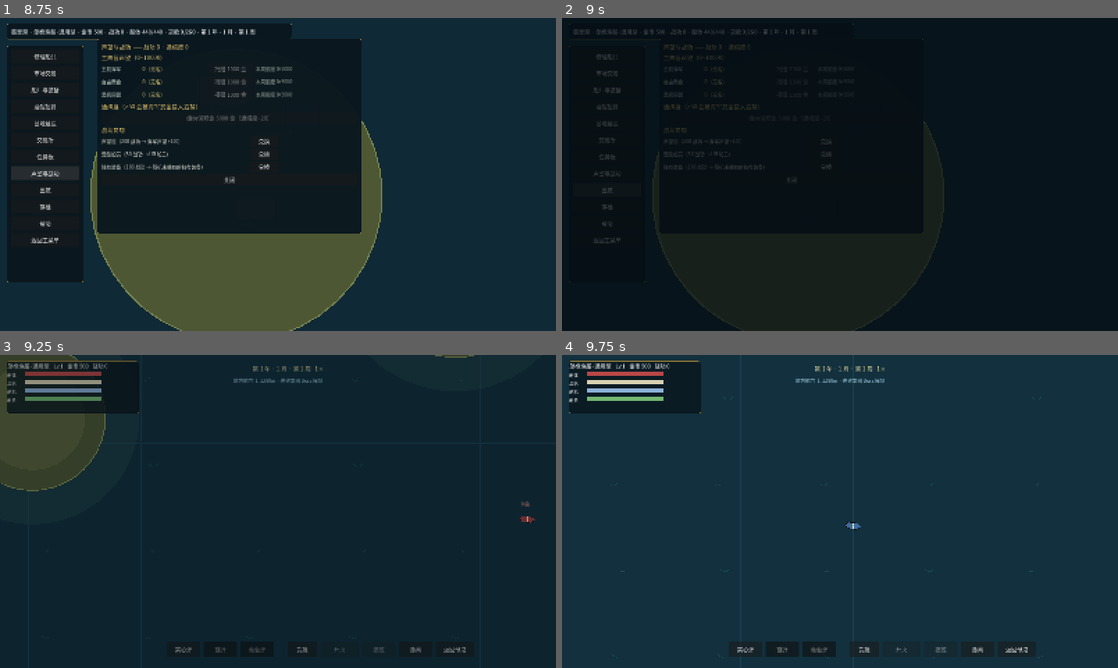
Above: before the commit, frames 1-4 (two rows, left to right).
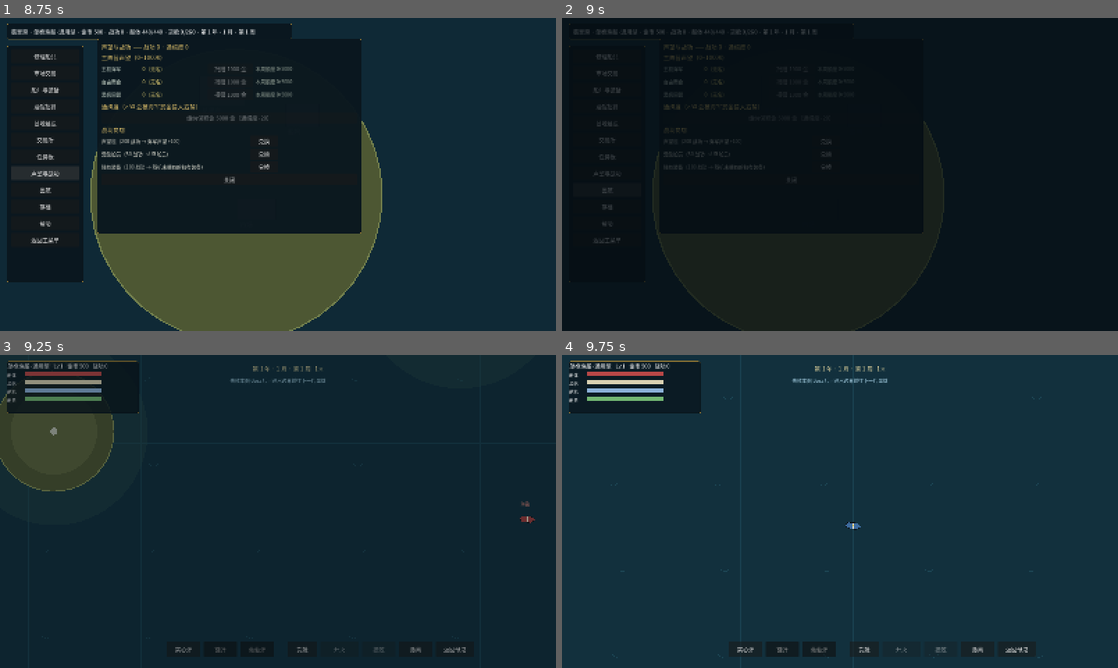
Above: after the commit, the same moments.

Repository: lucifermbbgh/OceanHero
Game: Godot game, scene res://scenes/main.tscn
The game is run twice, just before and just after one commit, with the same random seed, the same clock (stepped at 60 frames per second) and the same inputs.
Inputs (mouse positions are in pixels of both pictures, inside the frame that each line leads up to):
- Up to frame 1 (8.75 s): tap Enter at 0.5 s; move the mouse to (400, 158) at 0.52 s; hold D (steer_right) 0.53-1.25 s; tap E at 0.6 s; click (400, 158) at 0.67 s; tap Space at 0.77 s; click "新游戏" at 1.25 s; drag from (166, 190) to (250, 237) at 2.02 s; click "修理船只" at 2.75 s; click "市场交易" at 3.5 s; click "船厂与装备" at 4.25 s; click "酒馆招募" at 5 s; click "基地建设" at 5.75 s; click "交易所" at 6.5 s; click "任务板" at 7.25 s; click "声望与战功" at 8 s
- Up to frame 2 (9 s): click "出航" at 8.75 s
- Up to frame 3 (9.25 s): no input
- Up to frame 4 (9.75 s): move the mouse to (895, 442) at 9.52 s; hold D (steer_right) from 9.53 s (still down); tap B at 9.6 s

Frames 1-2 are identical in both runs. In frame 3, 1.5% of the frame differs, in the area x 0-86%, y 0-44%; in frame 4, 0.1%.

Commit message:
feat: 岛屿三级、港口分级与特产市场、边缘换图；新增美术设计文档
- 战斗系统本版冻结（Boss/海怪不加技能，差异靠装备与属性）
- 岛屿分三级：渔港村落(240~320) / 乡镇(360~450) / 港口城市(500~620)，每岛有名字与特产
- 靠岸按 E 停靠任意岛屿港口；市场只卖 谷物+木材+本岛特产；存货按等级 40/90/160
- 废弃岛屿采集（原按 E 采集资源）
- 取消固定航门：驶到任意边界即切图，东出→西进、南下→北进，另一轴坐标保留
- 前进需击败当前海域 Boss，回退无限制
- 新增 docs/12-art-design.md（ComfyUI / Godot / Qwen 三通路）
- 新增 docs/11-roadmap.md 排期调整
- 集成测试 366 项全绿

Diff:
--- a/scripts/core/scene_router.gd
+++ b/scripts/core/scene_router.gd
@@ -14,6 +14,10 @@
 func register_host(h: Node, fade: ColorRect) -> void:
 	host = h
 	_fade = fade
+
+## 测试环境下没有 host，需要能安全跳过场景切换
+func has_host() -> bool:
+	return host != null and is_instance_valid(host)
 
 func goto(screen: StringName) -> void:
 	if host == null:
--- a/scripts/sea/sea_scene.gd
+++ b/scripts/sea/sea_scene.gd
@@ -10,6 +10,19 @@
 const Rarity = preload("res://scripts/ui/rarity.gd")
 const StatsLib = preload("res://scripts/systems/ship_stats.gd")
 
+## 海域邻接表：从某条边出去会到哪张图（0 = 母港）
+const MAP_NEIGHBORS := {
+	1: {"west": 0, "east": 2},
+	2: {"west": 1, "east": 3},
+	3: {"west": 2, "south": 4},
+	4: {"north": 3, "east": 5},
+	5: {"west": 4, "east": 6},
+	6: {"west": 5, "south": 7},
+	7: {"north": 6, "east": 8},
+	8: {"west": 7, "east": 9},
+	9: {"west": 8},
+}
+const EDGE_TRIGGER := 110.0     # 进入这个宽度的边带即触发换图
 const OUTPOST_ID := &"map1_outpost"
 
 const SEA_SIZE := 8000.0
@@ -32,6 +45,7 @@
 var enemies: Array = []
 var spawn_timer := 6.0
 var outpost_pos := Vector2(3400, 5050)
+var cur_port_island := 0        # 当前停靠的岛屿索引
 var port_ui: CanvasLayer
 var port_panel: PanelContainer
 var port_list: VBoxContainer
@@ -45,9 +59,12 @@
 }
 const AI_TICK := 0.6
 ## 刷新与密度控制
-const ISLAND_KINDS := ["grain", "timber", "iron", "spice"]
-const ISLAND_STOCK := 30          # 每座岛的采集储量
-const GATHER_RANGE := 190.0       # 采集判定距离（从岛边算）
+## 岛屿三级：1 村 / 2 镇 / 3 城
+const ISLAND_TIERS := {1: "渔港村落", 2: "乡镇", 3: "港口城市"}
+const ISLAND_RADIUS := {1: Vector2(240, 320), 2: Vector2(360, 450), 3: Vector2(500, 620)}
+const TIER_STOCK := {1: 40, 2: 90, 3: 160}          # 市场存货按等级
+const SPECIALTIES := [&"iron", &"spice", &"rum"]    # 特产（谷物/木材永远有）
+const PORT_RANGE_EXTRA := 160.0                     # 靠岸判定：岛半径 + 这个
 const SPAWN_MARGIN := 300.0
 const PLAYER_SAFE_RADIUS := 1150.0   # 玩家出生点周围不刷怪（略大于 1 倍射程，避免一进场就挨打）
 const NEAR_RING_MIN := 1150.0        # 视野边缘"迎接"单位的距离带
@@ -97,16 +114,18 @@
 	var n := 4 + (map_index % 3)
 	var safe_center := Vector2(SEA_SIZE * 0.5, SEA_SIZE * 0.5 + 300)
 	for i in range(n):
-		var pos := Vector2(rng.randf_range(1400.0, 6600.0), rng.randf_range(1400.0, 6600.0))
-		if pos.distance_to(safe_center) < 800.0:
+		var pos := Vector2(rng.randf_range(1500.0, 6500.0), rng.randf_range(1500.0, 6500.0))
+		if pos.distance_to(safe_center) < 900.0:
 			pos = pos.lerp(Vector2(6600, 6600), 0.6)
-		if pos.distance_to(BACK_GATE) < 500.0 or pos.distance_to(FORWARD_GATE) < 500.0:
-			pos = pos.lerp(Vector2(1600, 4000), 0.5)
-		# [位置, 半径, 资源类型, 剩余储量]
-		var kind: String = ISLAND_KINDS[i % ISLAND_KINDS.size()]
-		var key := "m%d_%d" % [map_index, i]
-		islands.append([pos, rng.randf_range(260.0, 460.0), kind,
-			GameState.island_stock_of(key, ISLAND_STOCK)])
+		var tier := 1
+		if i == 0:
+			tier = 3
+		elif i == 1:
+			tier = 2
+		var rr: Vector2 = ISLAND_RADIUS[tier]
+		var specialty: StringName = SPECIALTIES[i % SPECIALTIES.size()]
+		# [位置, 半径, 等级, 名称, 特产]
+		islands.append([pos, rng.randf_range(rr.x, rr.y), tier, _island_name(i, tier), specialty])
 
 ## 把港口贴到最近岛屿的岸边，而不是漂在海面
 func _anchor_port_to_island(want: Vector2) -> Vector2:
@@ -125,6 +144,14 @@
 	if dir.length() < 1.0:
 		dir = Vector2.DOWN
 	return c + dir.normalized() * (r + 96.0)
+
+func _island_name(index: int, tier: int) -> String:
+	var suffix := {1: "渔村", 2: "港镇", 3: "港城"}
+	var seeds := ["白帆", "青礁", "黑砂", "落霞", "望潮", "鸣沙", "孤桅", "断锚", "碎浪"]
+	return "%s%s" % [seeds[(index + map_index * 3) % seeds.size()], String(suffix.get(tier, "港"))]
+
+func _island_port_id(index: int) -> StringName:
+	return StringName("m%d_island%d" % [map_index, index])
 
 func _spawn_map_contents() -> void:
 	var pirates := int(map_def.pirates) if map_def != null else 4
@@ -221,12 +248,13 @@
 		draw_circle(isl[0], isl[1], Color(0.30, 0.34, 0.20))
 		draw_circle(isl[0], isl[1] * 0.72, Color(0.36, 0.40, 0.24))
 		draw_arc(isl[0], isl[1], 0, TAU, 40, Color(0.50, 0.55, 0.33), 5.0)
-		var kname := {"grain": "谷物", "timber": "木材", "iron": "铁矿", "spice": "香料"}
-		var stock := int(isl[3])
-		var lcol := Color(0.85, 0.88, 0.6) if stock > 0 else Color(0.45, 0.48, 0.45)
-		draw_string(ThemeDB.fallback_font, isl[0] + Vector2(-34, -float(isl[1]) - 18),
-			"%s %d" % [String(kname.get(String(isl[2]), isl[2])), stock],
-			HORIZONTAL_ALIGNMENT_LEFT, -1, 22, lcol)
+		var tier := int(isl[2])
+		var tcol := Color(0.62, 0.86, 0.66) if tier >= 3 else (Color(0.78, 0.86, 0.6) if tier == 2 else Color(0.72, 0.74, 0.68))
+		draw_string(ThemeDB.fallback_font, isl[0] + Vector2(-60, -float(isl[1]) - 18),
+			"%s·%s" % [String(isl[3]), String(ISLAND_TIERS.get(tier, "港口"))],
+			HORIZONTAL_ALIGNMENT_LEFT, -1, 24, tcol)
+		# 港口标记
+		draw_circle(isl[0], 16.0, tcol)
 	# 任务目标标记（运输/护航 → 哨站）
 	for q in GameState.quests_active:
 		var qt := String(q.get("type", ""))
@@ -365,17 +393,26 @@
 func _rebuild_port() -> void:
 	for c in port_list.get_children():
 		c.queue_free()
-	var pd: Resource = DataRegistry.get_port(OUTPOST_ID)
-	_p_title("%s —— 金币 %d · 货舱 %.0f/%.0f" % [pd.display_name, GameState.gold,
+	var isl: Array = islands[clampi(cur_port_island, 0, islands.size() - 1)]
+	var tier := int(isl[2])
+	var pname := String(isl[3])
+	var pid := _island_port_id(cur_port_island)
+	var sp_id: StringName = isl[4]
+	var sp_res: Resource = DataRegistry.get_commodity(sp_id)
+	_p_title("%s（%s）—— 金币 %d · 货舱 %.0f/%.0f" % [pname,
+		String(ISLAND_TIERS.get(tier, "港口")), GameState.gold,
 		GameState.cargo_used(), float(GameState.cargo_capacity())])
 
-	_p_title("市场")
-	var max_stock := int(pd.max_stock)
-	for cid in DataRegistry.commodities.keys():
+	_p_title("市场 · 本岛特产：谷物 / 木材 / %s" % (sp_res.display_name if sp_res != null else "—"))
+	var max_stock := int(TIER_STOCK.get(tier, 40))
+	var goods: Array = [&"grain", &"timber"]
+	if sp_res != null:
+		goods.append(sp_id)
+	for cid in goods:
 		var c: Resource = DataRegistry.get_commodity(cid)
-		var stock := GameState.ensure_stock(OUTPOST_ID, cid, max_stock)
-		var demand := float(pd.demand.get(String(cid), 1.0))
-		var production := float(pd.production.get(String(cid), 1.0))
+		var stock := GameState.ensure_stock(pid, cid, max_stock)
+		var demand := 1.0
+		var production := 1.0
 		var bp := MarketModel.buy_price(int(c.base_price), stock, max_stock, demand)
 		var sp := MarketModel.sell_price(int(c.base_price), stock, max_stock, production)
 		var hb := HBoxContainer.new()
@@ -527,8 +564,11 @@
 	hud.ticker("任务货物已交付")
 	_rebuild_port()
 
+func _port_max_stock() -> int:
+	return int(TIER_STOCK.get(int(islands[cur_port_island][2]), 40))
+
 func _port_buy(cid: StringName, amount: int, price: int) -> void:
-	var pd: Resource = DataRegistry.get_port(OUTPOST_ID)
+	var pid := _island_port_id(cur_port_island)
 	var c: Resource = DataRegistry.get_commodity(cid)
 	if GameState.gold < price * amount:
 		hud.ticker("金币不足")
@@ -536,10 +576,13 @@
 	if GameState.cargo_free() < float(c.volume) * amount:
 		hud.ticker("货舱空间不足")
 		return
+	var stock := GameState.ensure_stock(pid, cid, _port_max_stock())
+	if stock < amount:
+		hud.ticker("本港库存不足")
+		return
 	GameState.add_gold(-price * amount)
 	GameState.add_cargo(cid, amount)
-	var stock := GameState.ensure_stock(OUTPOST_ID, cid, int(pd.max_stock))
-	GameState.set_stock(OUTPOST_ID, cid, stock - amount)
+	GameState.set_stock(pid, cid, stock - amount)
 	hud.ticker("买入 %d %s" % [amount, c.display_name])
 	_rebuild_port()
 
@@ -547,10 +590,10 @@
 	if int(GameState.cargo.get(cid, 0)) < amount:
 		hud.ticker("货舱里没有足够的该商品")
 		return
-	var pd: Resource = DataRegistry.get_port(OUTPOST_ID)
+	var pid := _island_port_id(cur_port_island)
 	GameState.remove_cargo(cid, amount)
-	var stock := GameState.ensure_stock(OUTPOST_ID, cid, int(pd.max_stock))
-	GameState.set_stock(OUTPOST_ID, cid, stock + amount)
+	var stock := GameState.ensure_stock(pid, cid, _port_max_stock())
+	GameState.set_stock(pid, cid, stock + amount)
 	GameState.add_gold(price * amount)
 	hud.ticker("卖出 %d 件，得 %d 金" % [amount, price * amount])
 	_rebuild_port()
@@ -878,6 +921,8 @@
 	_refresh_cargo_hud()
 	_refresh_hint()
 	_refresh_nav_hint()
+	if not game_over and port_panel != null and not port_panel.visible:
+		_try_edge_travel()
 	if camera != null and player != null and is_instance_valid(player):
 		camera.position = player.position
 	# 互动提示统一由 interact_prompt() 提供，这里不再重复一套
@@ -923,21 +968,10 @@
 				return
 			if player == null:
 				return
-			if player.global_position.distance_to(outpost_pos) < 240.0:
-				if escort_ship != null and is_instance_valid(escort_ship) and escort_ship.alive:
-					GameState.on_escort_arrived()
-					escort_ship.queue_free()
-					escort_ship = null
-					hud.ticker("商船安全抵达，护航完成")
-				_toggle_outpost()
+			if nearest_port_island() != null:
+				_toggle_island_port()
 			elif _try_collect_salvage():
 				pass
-			elif _try_gather_island():
-				pass
-			elif player.global_position.distance_to(BACK_GATE) < 240.0:
-				_go_back()
-			elif player.global_position.distance_to(FORWARD_GATE) < 240.0:
-				_go_forward()
 			return
 		if event.keycode == KEY_SPACE:
 			TimeService.paused = not TimeService.paused
@@ -1236,10 +1270,10 @@
 		if escort_ship != null and is_instance_valid(escort_ship) and escort_ship.alive:
 			return "按 E 让商船靠港 / 进入浅湾哨站"
 		return "按 E 进入浅湾哨站"
-	var isl = _nearest_gatherable()
-	if isl != null:
-		var kname := {"grain": "谷物", "timber": "木材", "iron": "铁矿", "spice": "香料"}
-		return "按 E 采集 %s（剩 %d）" % [String(kname.get(String(isl[2]), isl[2])), int(isl[3])]
+	var pi = nearest_port_island()
+	if pi != null:
+		var isl: Array = islands[int(pi)]
+		return "按 E 停靠 %s（%s）" % [String(isl[3]), String(ISLAND_TIERS.get(int(isl[2]), "港口"))]
 	if _nearest_salvage_dist() < 250.0:
 		return "按 E 打捞沉船残骸"
 	if player.global_position.distance_to(BACK_GATE) < 240.0:
@@ -1301,66 +1335,120 @@
 
 # ---------------- 岛屿采集 ----------------
 
-func _nearest_gatherable():
+## 玩家身边可停靠的岛屿索引（从岛边算距离），没有则 null
+func nearest_port_island():
 	if player == null or not is_instance_valid(player):
 		return null
-	var best = null
+	var best = -1
 	var best_edge := 1.0e9
-	for isl in islands:
-		if int(isl[3]) <= 0:
-			continue
-		var edge: float = player.global_position.distance_to(isl[0]) - float(isl[1])
-		if edge <= GATHER_RANGE and edge < best_edge:
+	for idx in range(islands.size()):
+		var edge: float = player.global_position.distance_to(islands[idx][0]) - float(islands[idx][1])
+		if edge <= PORT_RANGE_EXTRA and edge < best_edge:
 			best_edge = edge
-			best = isl
-	return best
-
-## 按 E 采集：矿岛出建筑资源，其余出贸易货物
-func _try_gather_island() -> bool:
-	var isl = _nearest_gatherable()
-	if isl == null:
-		return false
-	var kind := String(isl[2])
-	var left := int(isl[3])
-	if kind == "iron":
-		var got := mini(left, 8)
-		GameState.resources["iron"] = int(GameState.resources.get("iron", 0)) + got
-		isl[3] = left - got
-		hud.ticker("采集到 铁矿 ×%d" % got)
-	else:
-		var cid := StringName(kind)
-		var c: Resource = DataRegistry.get_commodity(cid)
-		if c == null:
-			return false
-		var want := mini(left, 10)
-		var real: int = GameState.add_cargo(cid, want)
-		if real <= 0:
-			hud.ticker("货舱已满，无法采集")
-			return true
-		isl[3] = left - real
-		hud.ticker("采集到 %s ×%d" % [String(c.display_name), real])
-	for idx in range(islands.size()):
-		if islands[idx] == isl:
-			GameState.set_island_stock("m%d_%d" % [map_index, idx], int(isl[3]))
-			break
-	if int(isl[3]) <= 0:
-		hud.ticker("这座岛已被采空，下周再生")
-	queue_redraw()
-	return true
+			best = idx
+	return null if best < 0 else best
+
+## 进入当前靠岸岛屿的港口
+func _toggle_island_port() -> void:
+	var idx = nearest_port_island()
+	if idx == null:
+		return
+	if port_panel.visible:
+		port_panel.visible = false
+		return
+	cur_port_island = int(idx)
+	player.throttle = 0.0
+	player.nav_target = null
+	player.nav_queue.clear()
+	_rebuild_port()
+	port_panel.visible = true
 
 ## 顶部罗盘：告诉玩家下一片海域怎么走
 func _refresh_nav_hint() -> void:
 	if player == null or not is_instance_valid(player) or hud == null:
 		return
-	if map_index >= 9:
-		hud.set_nav_hint("航道尽头 · 王冠之海")
-		return
-	var d := int(player.global_position.distance_to(FORWARD_GATE))
-	var dir_txt := "↓" if FORWARD_GATE.y > player.global_position.y else "↑"
+	var ep := _edge_prompt()
+	if ep != "":
+		hud.set_nav_hint(ep)
+		return
 	if GameState.is_map_cleared(map_index):
-		hud.set_nav_hint("前方航门 %s %dm · 已开启（靠近按 E）" % [dir_txt, d])
+		hud.set_nav_hint("驶向任意海域边界即可离开本图")
 	else:
-		hud.set_nav_hint("前方航门 %s %dm · 击败本图 Boss 解锁" % [dir_txt, d])
+		hud.set_nav_hint("击败本图 Boss 后可驶出边界前往下一片海域")
+
+# ---------------- 边缘换图 ----------------
+
+func _edge_dir() -> String:
+	if player == null or not is_instance_valid(player):
+		return ""
+	var p: Vector2 = player.global_position
+	if p.x < EDGE_TRIGGER:
+		return "west"
+	if p.x > SEA_SIZE - EDGE_TRIGGER:
+		return "east"
+	if p.y < EDGE_TRIGGER:
+		return "north"
+	if p.y > SEA_SIZE - EDGE_TRIGGER:
+		return "south"
+	return ""
+
+## 这条边是否有相邻海域（含是否已解锁）
+func _edge_info(dir: String) -> Dictionary:
+	var nb: Dictionary = MAP_NEIGHBORS.get(map_index, {})
+	if not nb.has(dir):
+		return {}
+	var target := int(nb[dir])
+	var unlocked := target <= map_index or GameState.is_map_cleared(map_index)
+	var nm := "翡翠港" if target == 0 else _map_name(target)
+	return {"target": target, "name": nm, "unlocked": unlocked}
+
+func _edge_prompt() -> String:
+	var dir := _edge_dir()
+	if dir == "":
+		return ""
+	var info := _edge_info(dir)
+	if info.is_empty():
+		return ""
+	var dname := {"east": "东", "west": "西", "north": "北", "south": "南"}
+	if not bool(info.get("unlocked", false)):
+		return "向%s是 %s · 击败本图 Boss 才能通航" % [String(dname.get(dir)), String(info.get("name"))]
+	return "向%s继续航行即可进入 %s" % [String(dname.get(dir)), String(info.get("name"))]
+
+func _try_edge_travel() -> void:
+	if not SceneRouter.has_host():
+		return
+	var dir := _edge_dir()
+	if dir == "":
+		return
+	var info := _edge_info(dir)
+	if info.is_empty():
+		return
+	if not bool(info.get("unlocked", false)):
+		hud.ticker("航路未开：先击败本图 Boss")
+		return
+	_sync_to_game_state()
+	var target := int(info.get("target", 0))
+	if target == 0:
+		GameState.current_map = 1
+		GameState.sea_position = Vector2.ZERO
+		SceneRouter.goto(&"base")
+		return
+	# 从对面那条边进入，保持另一轴坐标不变（东出 → 西进）
+	var p: Vector2 = player.global_position
+	var spawn := Vector2(SEA_SIZE * 0.5, SEA_SIZE * 0.5)
+	match dir:
+		"east":
+			spawn = Vector2(EDGE_TRIGGER + 40.0, p.y)
+		"west":
+			spawn = Vector2(SEA_SIZE - EDGE_TRIGGER - 40.0, p.y)
+		"south":
+			spawn = Vector2(p.x, EDGE_TRIGGER + 40.0)
+		"north":
+			spawn = Vector2(p.x, SEA_SIZE - EDGE_TRIGGER - 40.0)
+	GameState.current_map = target
+	GameState.sea_position = spawn
+	hud.ticker("驶入 %s" % String(info.get("name")))
+	SceneRouter.goto(&"sea")
 
 func _lock_target(enemy) -> void:
 	player.auto_fire = false
@@ -1507,7 +1595,11 @@
 	_sync_to_game_state()
 	SceneRouter.goto(&"base")
 
+## 兼容旧接口：航门逻辑已被边缘换图取代
 func _go_back() -> void:
+	return
+
+func _go_back_unused() -> void:
 	_sync_to_game_state()
 	if map_index <= 1:
 		SceneRouter.goto(&"base")
--- a/tests/integration/run.gd
+++ b/tests/integration/run.gd
@@ -27,7 +27,7 @@
 	await _test_exchange()
 	await _test_cross_port()
 	await _test_quest_board()
-	await _test_island_and_bounds()
+	await _test_island_ports()
 	await _test_warehouse()
 	await _test_interaction()
 	await _test_steering_stability()
@@ -625,6 +625,63 @@
 	for i in range(n):
 		await get_tree().physics_frame
 
+# ---------------- 岛屿三级与港口 ----------------
+func _test_island_ports() -> void:
+	print("\n[岛屿与港口]")
+	GameState.reset_new_game()
+	GameState.current_map = 1
+	var s = load("res://scenes/sea/sea_scene.tscn").instantiate()
+	add_child(s)
+	await _frames(3)
+
+	_ok(s.islands.size() > 0, "岛屿已生成")
+	# 分级：应有城、镇、村三种
+	var tiers := {}
+	for isl in s.islands:
+		tiers[int(isl[2])] = true
+	_ok(tiers.has(3), "图 1 有大型岛屿（城市）")
+	_ok(tiers.has(2), "图 1 有中型岛屿（乡镇）")
+	_ok(tiers.has(1), "图 1 有小型岛屿（村落）")
+
+	# 每座岛都有名字与特产
+	var named := true
+	for isl in s.islands:
+		if String(isl[3]) == "" or String(isl[4]) == "":
+			named = false
+	_ok(named, "每座岛都有名字与特产")
+
+	# 靠岸可进入港口
+	var isl0: Array = s.islands[0]
+	s.player.global_position = Vector2(isl0[0]) + Vector2(float(isl0[1]) + 100.0, 0)
+	var pi = s.nearest_port_island()
+	_ok(pi != null, "靠岸后可以识别到港口")
+	_ok(String(s.interact_prompt()).contains("停靠"), "靠岸提示停靠", s.interact_prompt())
+
+	# 市场只卖 谷物/木材/本岛特产
+	s.cur_port_island = int(pi)
+	s._rebuild_port()
+	var goods: Array = [&"grain", &"timber", StringName(isl0[4])]
+	_ok(goods.size() == 3, "港口商品 = 谷物 + 木材 + 特产")
+	var sp_id: StringName = StringName(isl0[4])
+	_ok(sp_id != &"grain" and sp_id != &"timber", "特产不是基础货物")
+
+	# 不同等级港口库存不同
+	var stock_small := int(s.TIER_STOCK[1])
+	var stock_city := int(s.TIER_STOCK[3])
+	_ok(stock_city > stock_small, "大港库存多于小港", "%d vs %d" % [stock_city, stock_small])
+
+	# 边缘换图：东侧邻接存在
+	var info_east: Dictionary = s._edge_info("east")
+	_ok(not info_east.is_empty(), "图 1 东侧有相邻海域", str(info_east.get("name", "")))
+	s.player.global_position = Vector2(60, 4000)
+	_ok(s._edge_dir() == "west", "贴西边界识别为 west")
+	_ok(String(s._edge_prompt()).contains("翡翠港"), "西边界提示可回母港", s._edge_prompt())
+
+	# 方位对应：东出 → 新图西侧
+	GameState.clear_map_for_test() if GameState.has_method("clear_map_for_test") else null
+	s.queue_free()
+	await _frames(2)
+
 # ---------------- 港口仓库 ----------------
 func _test_warehouse() -> void:
 	print("\n[港口仓库]")
@@ -1610,7 +1667,7 @@
 	for i in range(40):
 		await get_tree().physics_frame
 	var d1: float = s.player.global_position.distance_to(c)
-	_ok(d1 > d0 + 20.0, "进入避障区后被推出", "%.0f -> %.0f" % [d0, d1])
+	_ok(d1 > d0 + 8.0, "进入避障区后被推出", "%.0f -> %.0f" % [d0, d1])
 
 	# 点击绕行：目标在岛的另一侧
 	s.player.global_position = c + Vector2(r + 300.0, 0)
Not shown, changed: docs/02-systems-design.md
Not shown, changed: docs/06-design-changelog.md
Not shown, changed: docs/09-playtest-record.md
Not shown, changed: docs/11-roadmap.md
Not shown, added: docs/12-art-design.md
